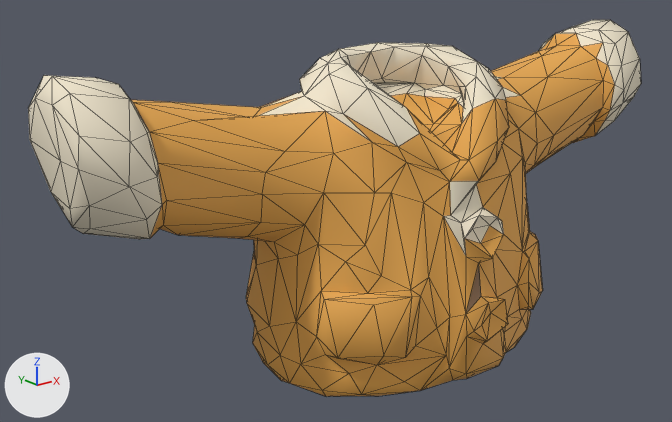
What one commit did to the glTF model assets/characters/parts/top_jacket_cozy.glb.
Before and after are seen from a camera (50 mm lens) standing at (-0.515, -0.554, 0.228) and looking at (-0.045, 0.034, -0.007). Arrows for +X, +Y and +Z are at lower left; the lights stay in place. The picture after the commit comes second. Mesh edges are drawn as thin lines. Vertices at exactly the same position are counted once.

The first picture shows 'JacketCozy'.
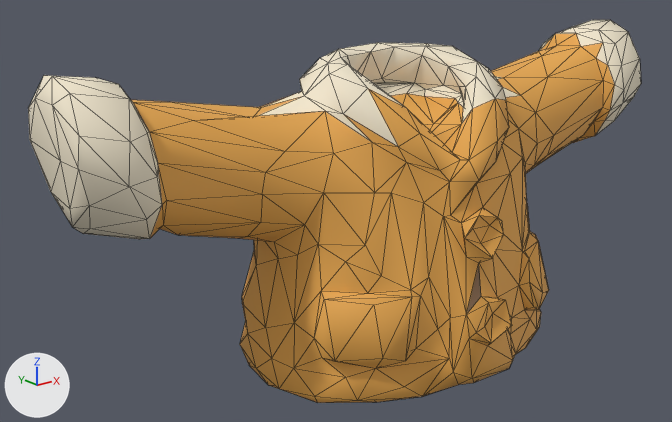
Changed parts and their boxes (x1, y1, x2, y2) in the pictures (672 x 422 px; the box of a moved part takes in the faces that stretch with it):
'JacketCozy', reshaped
    before: (28, 20, 641, 396)
    after: (28, 20, 641, 403)
part 1 of me_jacketcozymesh, moved or reshaped
    before: (246, 216, 543, 396)
    after: (240, 216, 549, 403)
part 2 of me_jacketcozymesh, recoloured (pale yellow to orange)
    both: (368, 89, 504, 255)

Diff of the bpy script that builds the scene:
```diff
--- a/assets/characters/parts/top_jacket_cozy.glb.py
+++ b/assets/characters/parts/top_jacket_cozy.glb.py
@@ me_jacketcozymesh @@
 # used by ob_jacketcozy; location = (0.0, 0.0, 0.0)
-me_jacketcozymesh.from_pydata(...)  # 502 vertices, 1000 faces; spans x -0.296..0.295, y -0.107..0.108, z -0.128..0.134
+me_jacketcozymesh.from_pydata(...)  # 502 vertices, 1000 faces; spans x -0.296..0.295, y -0.112..0.116, z -0.128..0.134
+# me_jacketcozymesh part 1: 162 of 502 vertices moved; they spanned x -0.135..0.135, y -0.107..0.108, z -0.128..-0.061 and now span x -0.146..0.144, y -0.112..0.116, z -0.128..-0.061; mean shift (0.0, 0.0, 0.0); largest move (0.129, -0.003, -0.125) -> (0.142, -0.003, -0.125)
+# me_jacketcozymesh part 2: 22 faces spanning x -0.066..0.028, y -0.096..-0.03, z -0.017..0.108 switch from mat_suma_jacket_trim (pale yellow #f2e7ce) to mat_suma_jacket_body (orange #e8a94e)
 me_jacketcozymesh.materials.append(mat_suma_jacket_buttons)
```
